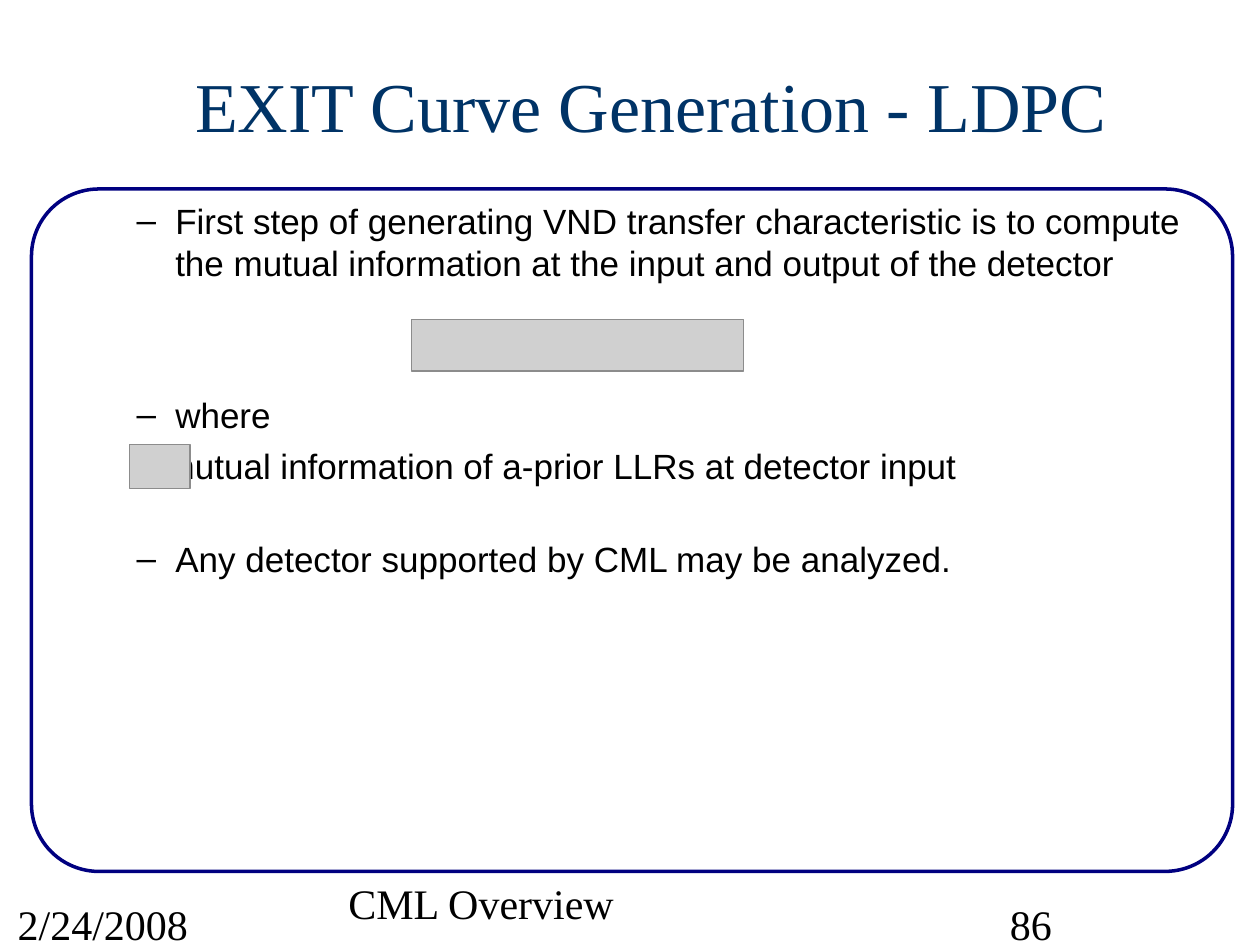
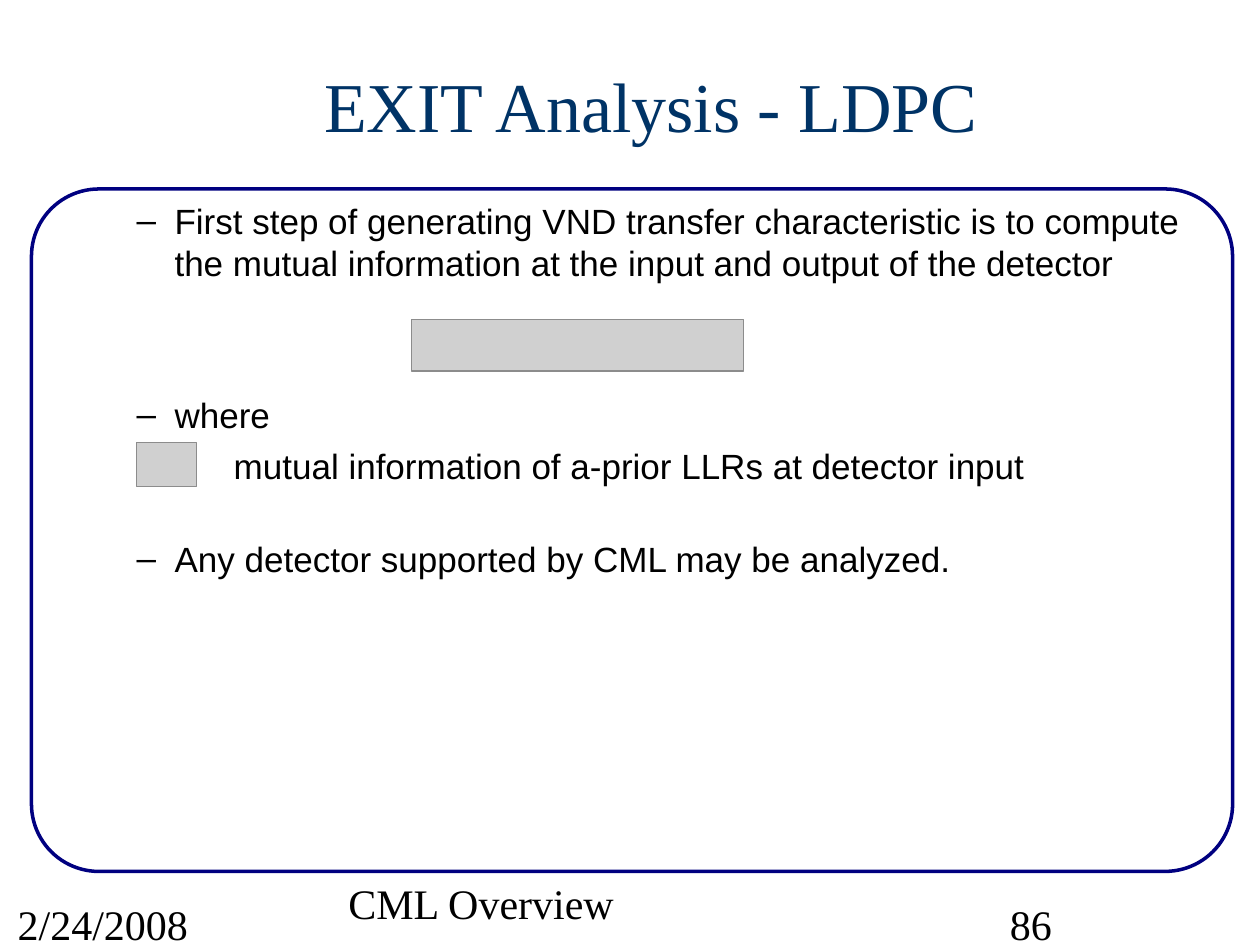
Before and after one commit to wvu-wcrl/PCS, a slide deck: slide 86 of pcs/projects/cml/doc/src/CMLoverview.ppt. Drawn at 1260x945 pixels with LibreOffice and Linux fonts; fonts in the diff are those of the drawing; grey boxes stand for pictures. Boxes give left, top, right and bottom in pixels: in the first picture for what was removed or moved away, otherwise in the second. Text is boxed around its words. In the diff, an @@ line names an element or a change of style, - is before the commit and + after.

Commit message:
Added EXIT tutorial to CML overview slides.

```diff
--- a/pcs/projects/cml/doc/src/CMLoverview.ppt
+++ b/pcs/projects/cml/doc/src/CMLoverview.ppt
@@ title at box(324, 83, 977, 146): text changed @@
-EXIT Curve Generation - LDPC
+EXIT Analysis - LDPC
@@ text "First step of generating VND ..." at box(175, 208, 1179, 579): indent changed @@
@@ picture: place and size @@
-picture at box(130, 445, 190, 489)
+picture at box(136, 442, 197, 486)
```
Also in this commit, not shown: 86 other slides changed, 3 slides added, 1 slide removed, 1 other file.
